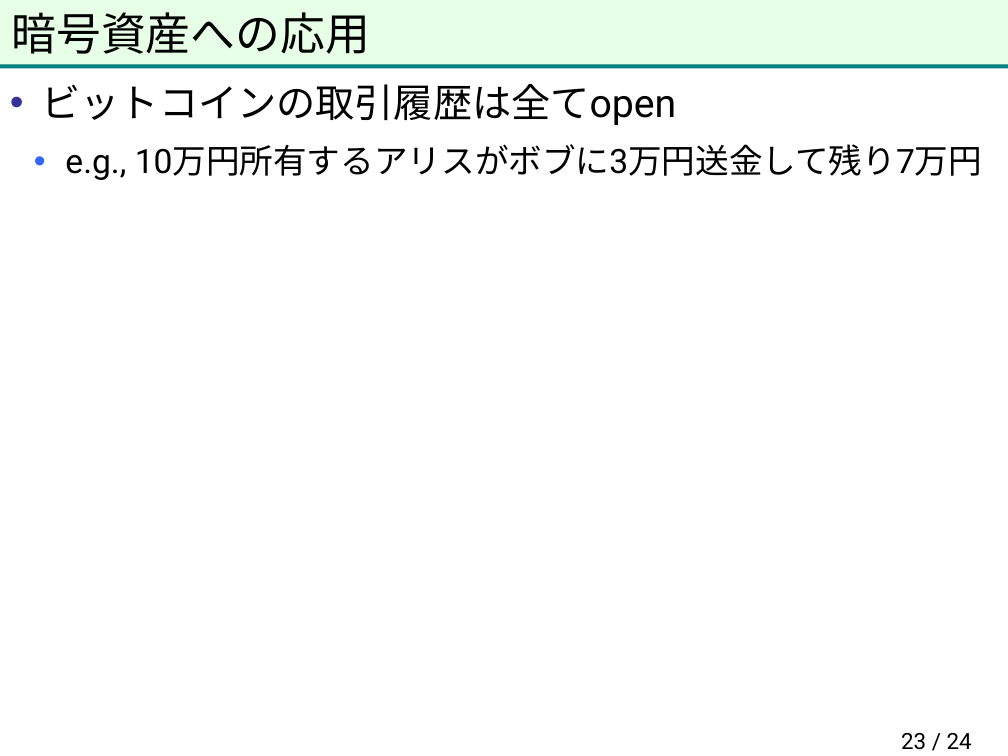
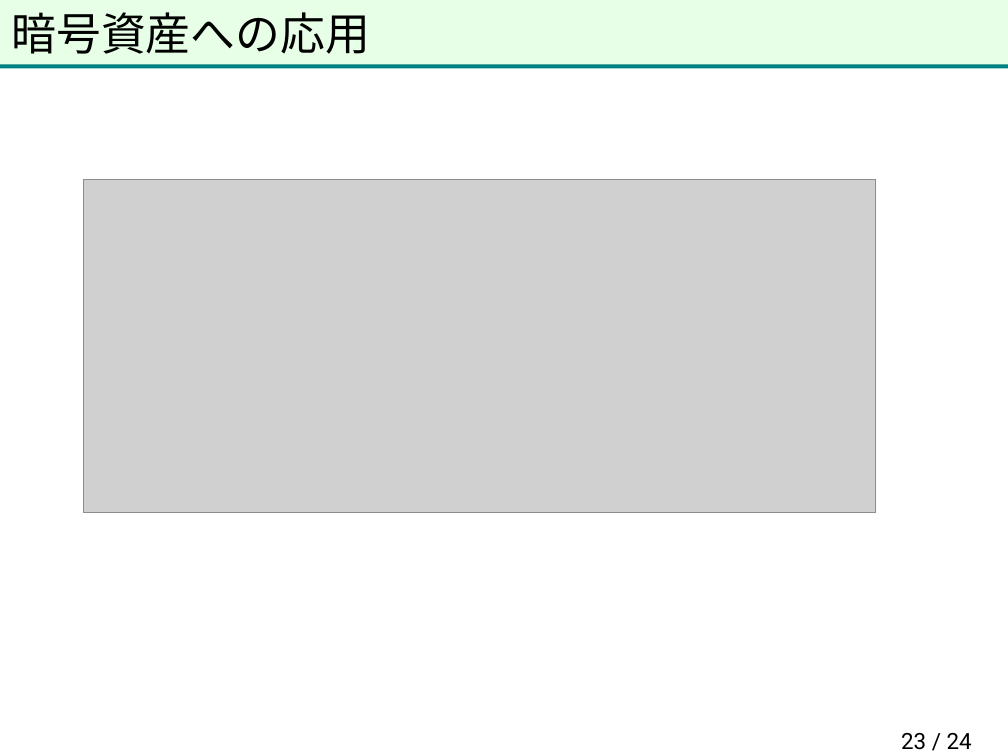
Before and after one commit to herumi/anninbon, a slide deck: slide 23 of lec/anninbon11.pptx. Drawn at 1008x756 pixels with LibreOffice and Linux fonts; fonts in the diff are those of the drawing; grey boxes stand for pictures; background and template pictures are left out. Boxes give left, top, right and bottom in pixels: in the first picture for what was removed or moved away, otherwise in the second. Text is boxed around its words. In the diff, an @@ line names an element or a change of style, - is before the commit and + after.

Commit message:
add zkp

```diff
--- a/lec/anninbon11.pptx
+++ b/lec/anninbon11.pptx
@@ text removed at (42, 84, 982, 180) @@
-• ビットコインの取引履歴は全てopen
-  • e.g., 10万円所有するアリスがボブに3万円送金して残り7万円
@@ picture added at (84, 179, 876, 512) @@
```
Also in this commit, not shown: 3 slides added.
